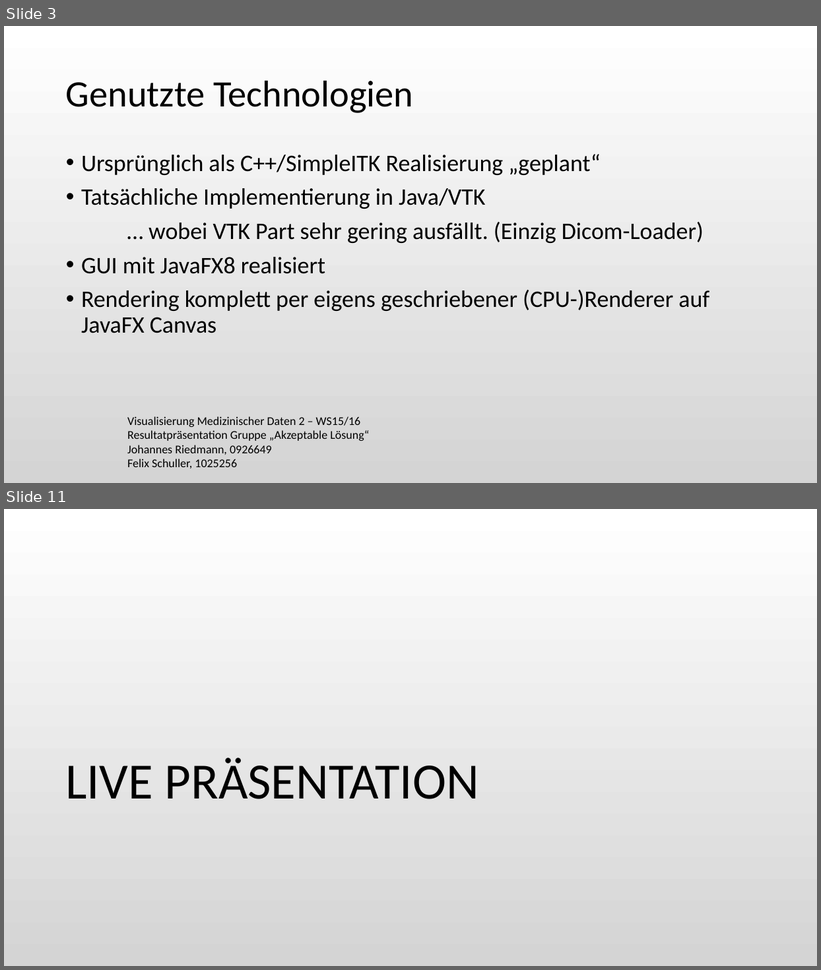
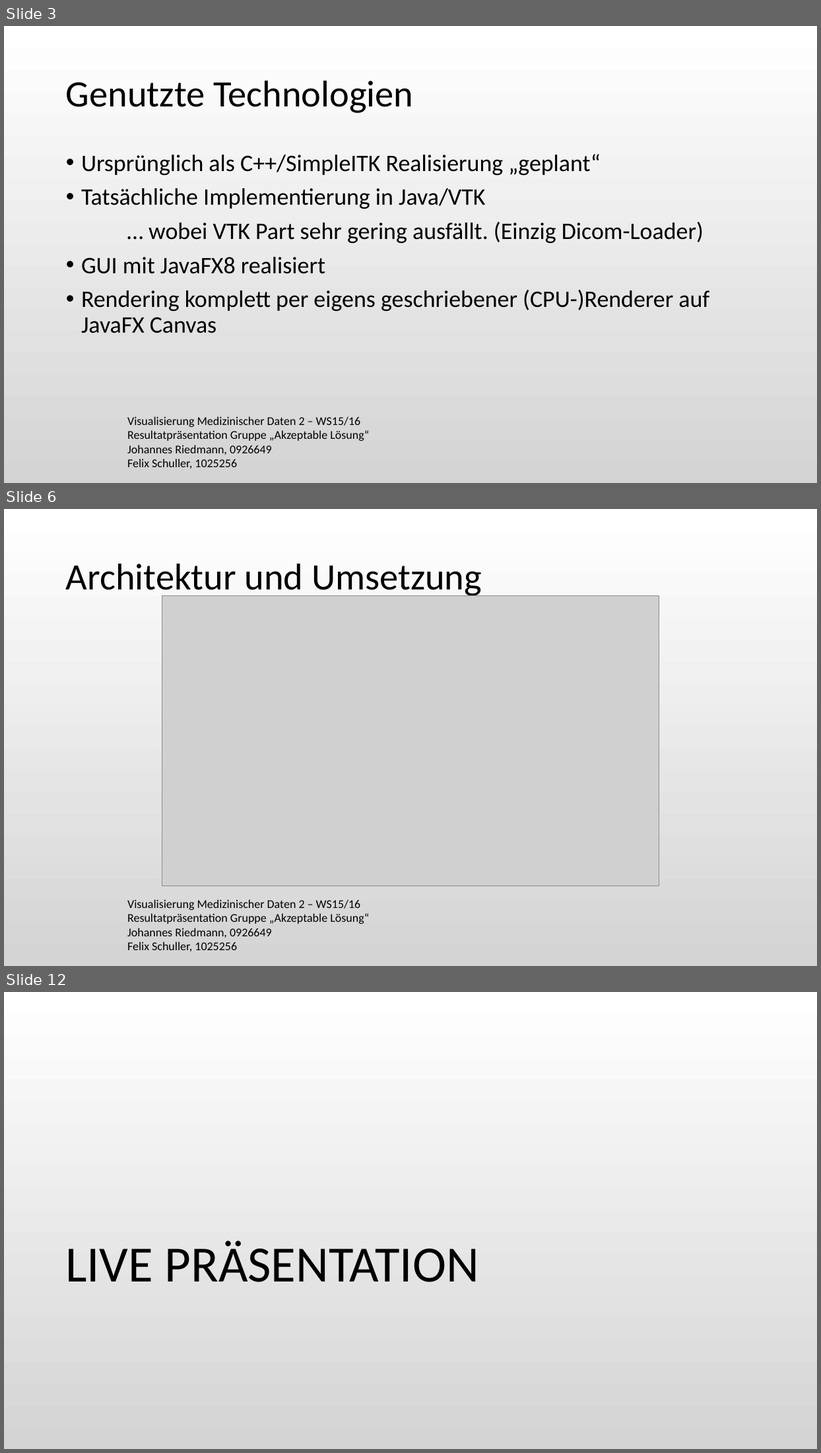
Before and after one commit to j0h1/vismeddata2, a slide deck: presentation/Presentation.pptx. Shown one above the other, each under a label of ours: slides 3 and 11 before the commit, slides 3, 6 and 12 after it; the slides between them are not shown. The pictures are 821x970 and 821x1453 pixels, drawn with LibreOffice and Linux fonts; fonts in the diff are those of the drawing; grey boxes stand for pictures; background and template pictures are left out. Boxes give left, top, right and bottom in pixels: in the first picture for what was removed or moved away, otherwise in the second. Text is boxed around its words. In the diff, an @@ line names an element or a change of style, - is before the commit and + after.

```diff
--- a/presentation/Presentation.pptx
+++ b/presentation/Presentation.pptx
@@ slide 6 added at bbox=[4, 509, 817, 966], background gradient #FFFFFF to #D4D4D4; not listed: 1 template element that a slide beside it also shows @@
@@ title added at bbox=[66, 563, 482, 598], 44 pt, text #000000 @@
+Architektur und Umsetzung
@@ picture added at bbox=[162, 595, 659, 886] @@
@@ what was slide 11 is now slide 12 @@
```
Also in this commit, not shown: 4 slides changed, 5 other slides added, 5 slides removed, 3 other files.
